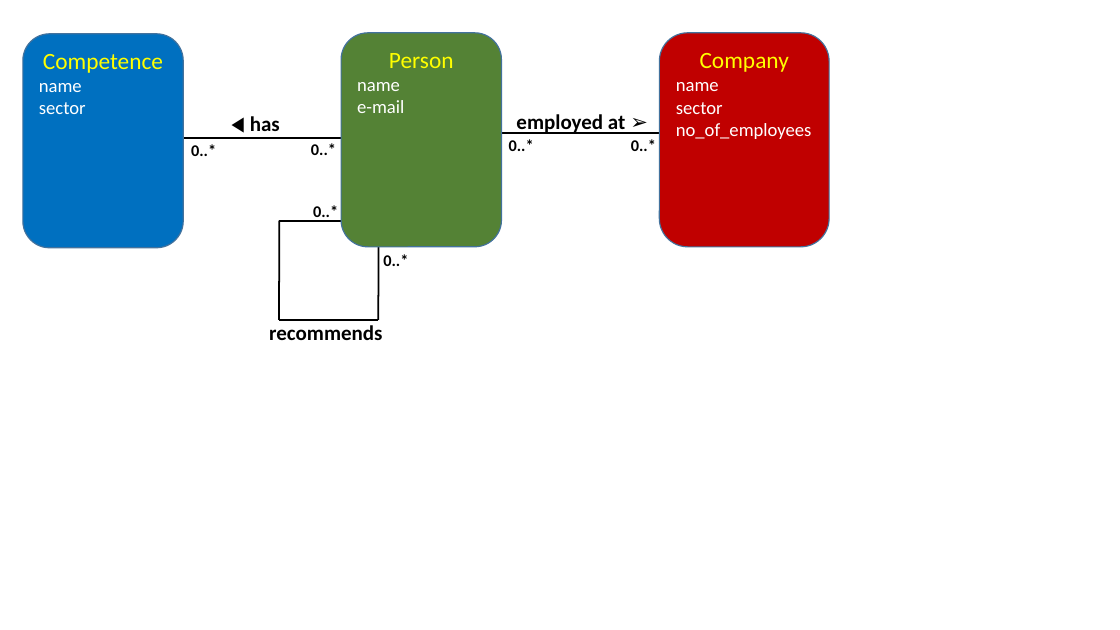
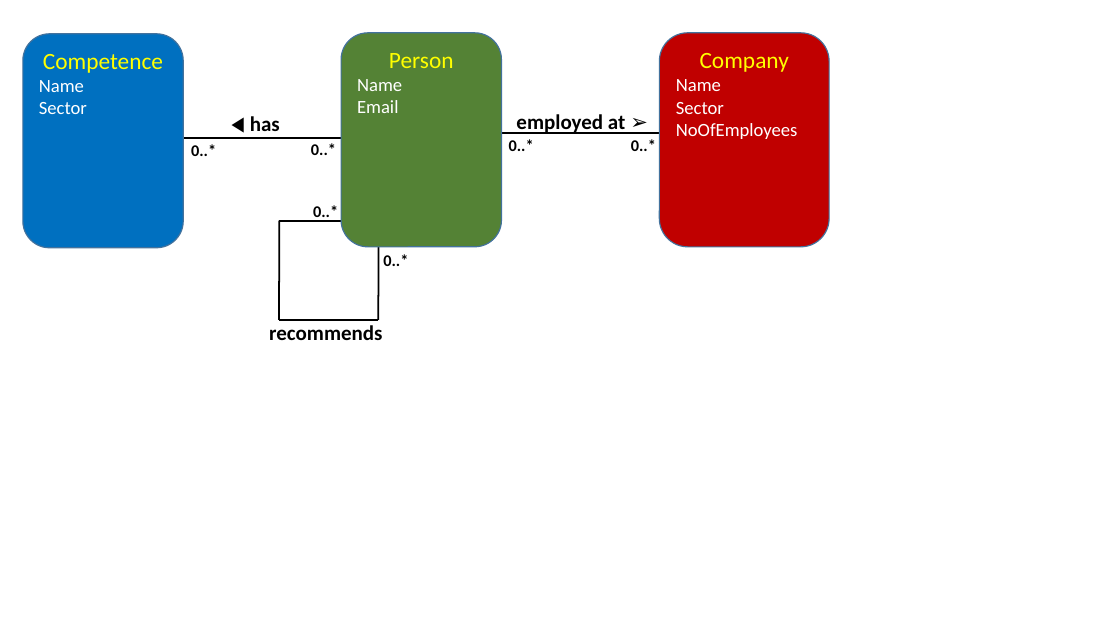
Before and after one commit to perl-easj/OOProg, a slide deck: slide 7 of Chap/DB/Presentations/DomainModels.pptx. Drawn at 1120x630 pixels with LibreOffice and Linux fonts; fonts in the diff are those of the drawing. Boxes give left, top, right and bottom in pixels: in the first picture for what was removed or moved away, otherwise in the second. Text is boxed around its words. In the diff, an @@ line names an element or a change of style, - is before the commit and + after.

```diff
--- a/Chap/DB/Presentations/DomainModels.pptx
+++ b/Chap/DB/Presentations/DomainModels.pptx
@@ text in rounded rectangle at [39, 80, 87, 114]: text changed @@
-name
-sector
+Name
+Sector
@@ text in rounded rectangle at [357, 79, 402, 113]: text changed @@
-name
-e-mail
+Name
+Email
@@ text in rounded rectangle at [676, 79, 797, 139]: text changed @@
-name
-sector
-no_of_employees
+Name
+Sector
+NoOfEmployees
```
Also in this commit, not shown: 5 other slides changed, 4 other files.
